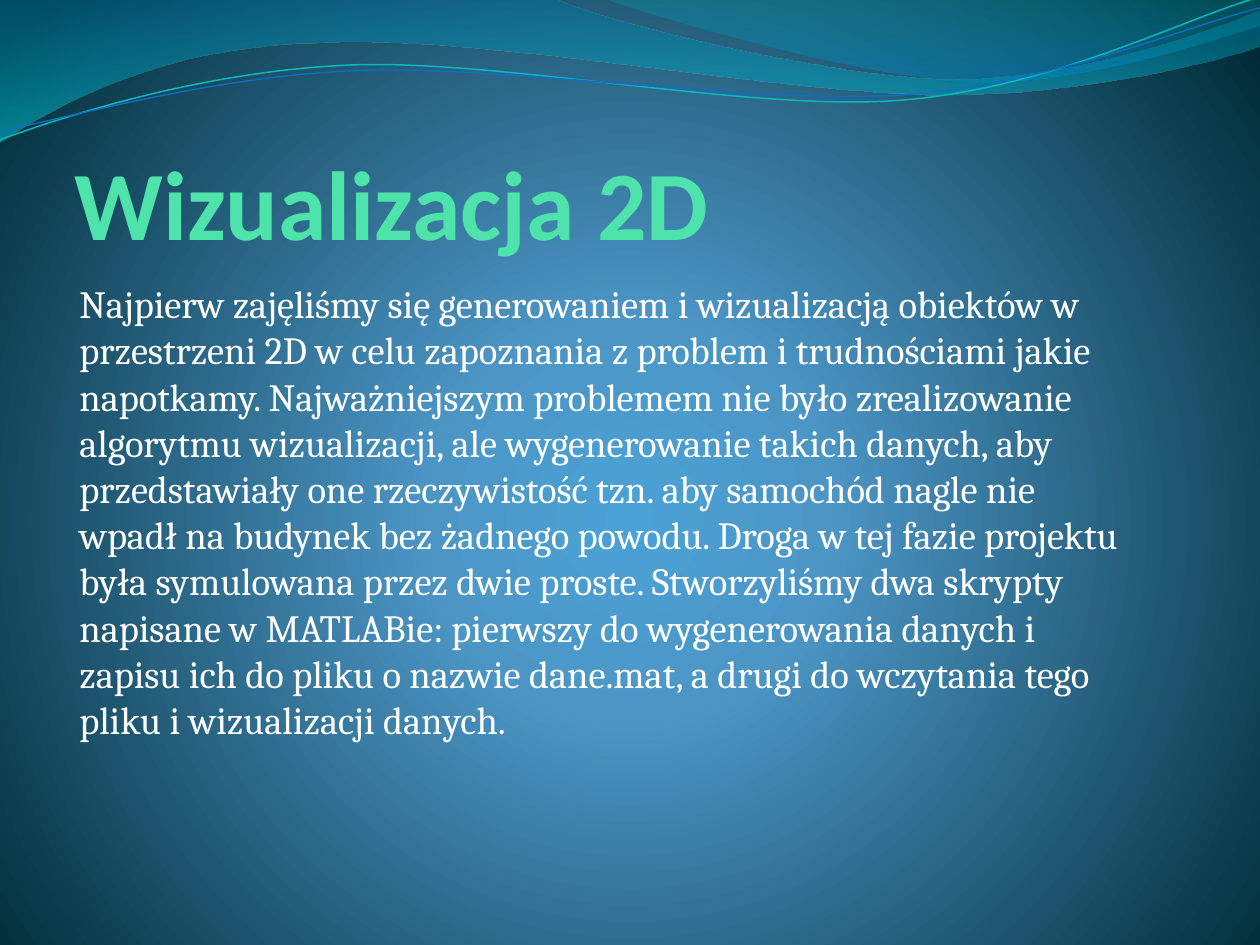
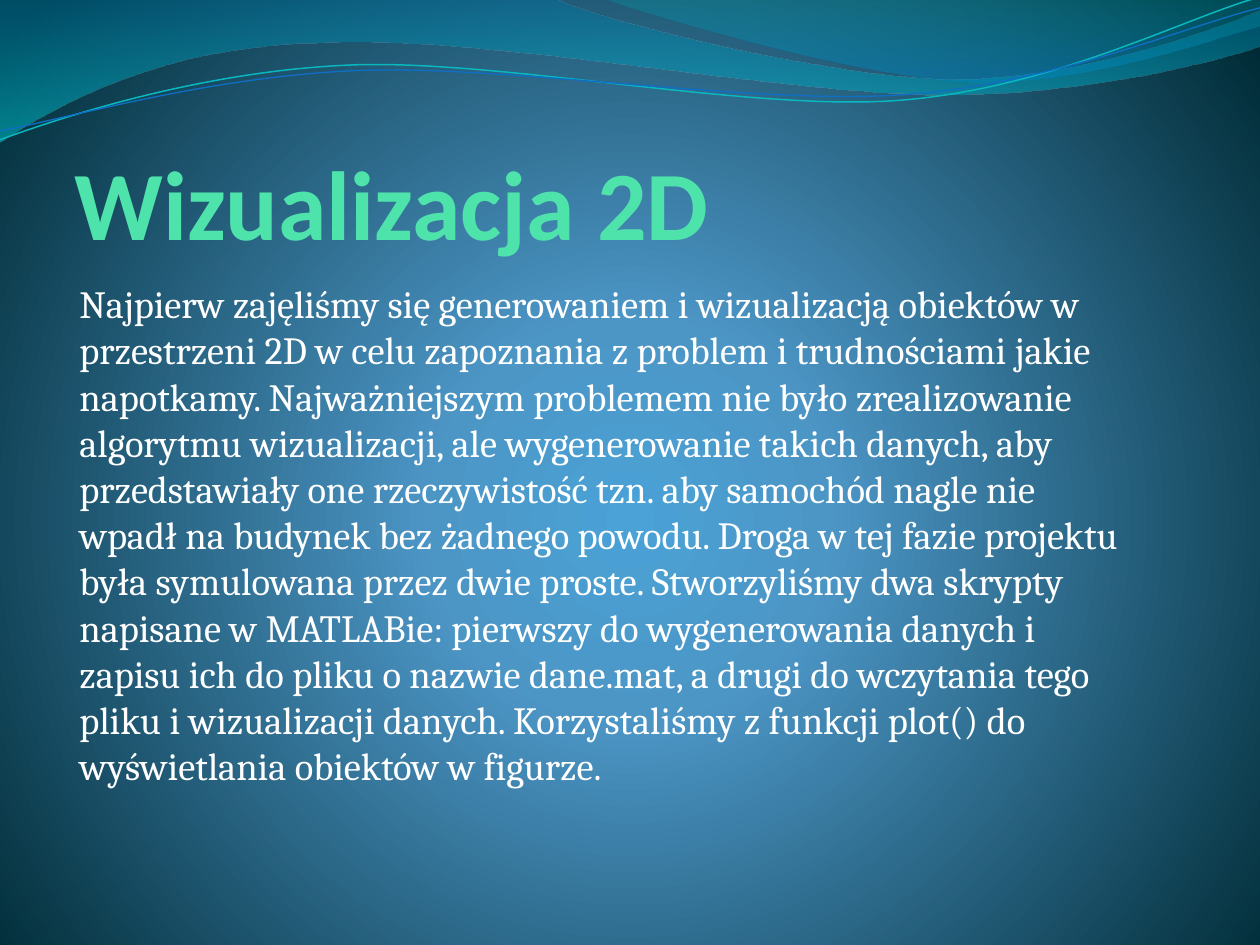
Before and after one commit to styczen/AP_Radar, a slide deck: slide 5 of prezentacja.pptx. Drawn at 1260x945 pixels with LibreOffice and Linux fonts; fonts in the diff are those of the drawing. Boxes give left, top, right and bottom in pixels: in the first picture for what was removed or moved away, otherwise in the second. Text is boxed around its words. In the diff, an @@ line names an element or a change of style, - is before the commit and + after.

```diff
--- a/prezentacja.pptx
+++ b/prezentacja.pptx
@@ text at bbox=[79, 291, 1117, 789]: text changed @@
-Najpierw zajęliśmy się generowaniem i wizualizacją obiektów w przestrzeni 2D w celu zapoznania z problem i trudnościami jakie napotkamy. Najważniejszym problemem nie było zrealizowanie algorytmu wizualizacji, ale wygenerowanie takich danych, aby przedstawiały one rzeczywistość tzn. aby samochód nagle nie wpadł na budynek bez żadnego powodu. Droga w tej fazie projektu była symulowana przez dwie proste. Stworzyliśmy dwa skrypty napisane w MATLABie: pierwszy do wygenerowania danych i zapisu ich do pliku o nazwie dane.mat, a drugi do wczytania tego pliku i wizualizacji danych.
+Najpierw zajęliśmy się generowaniem i wizualizacją obiektów w przestrzeni 2D w celu zapoznania z problem i trudnościami jakie napotkamy. Najważniejszym problemem nie było zrealizowanie algorytmu wizualizacji, ale wygenerowanie takich danych, aby przedstawiały one rzeczywistość tzn. aby samochód nagle nie wpadł na budynek bez żadnego powodu. Droga w tej fazie projektu była symulowana przez dwie proste. Stworzyliśmy dwa skrypty napisane w MATLABie: pierwszy do wygenerowania danych i zapisu ich do pliku o nazwie dane.mat, a drugi do wczytania tego pliku i wizualizacji danych. Korzystaliśmy z funkcji plot() do wyświetlania obiektów w figurze.
```
Also in this commit, not shown: 1 other slide changed, 4 slides added, 3 slides removed, 3 other files.
